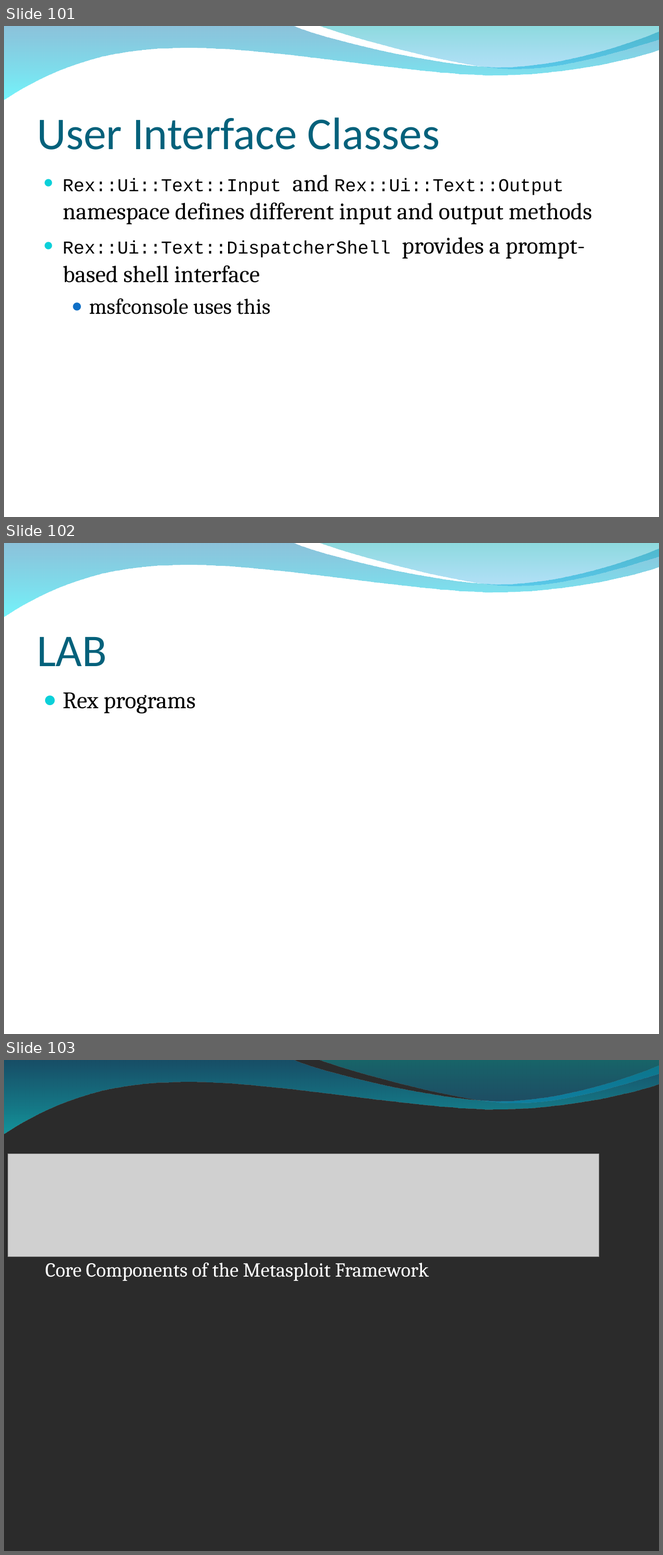
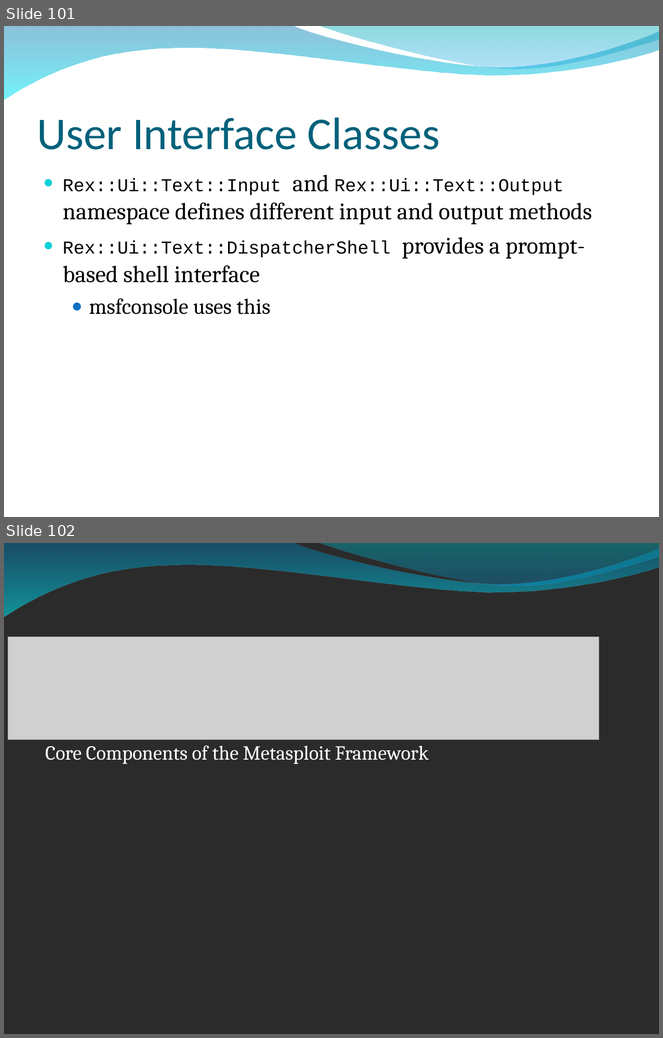
Before and after one commit to bedestall5/metasploit-framework, a slide deck: dev/materials/msf3_internals_training/slides/bh_training_deck.ppt. Shown one above the other, each under a label of ours: slides 101, 102 and 103 before the commit, slides 101 and 102 after it. The pictures are 663x1555 and 663x1038 pixels, drawn with LibreOffice and Linux fonts; fonts in the diff are those of the drawing; grey boxes stand for pictures; background and template pictures are left out; a plain dark background stands for a picture behind light text. Boxes give left, top, right and bottom in pixels: in the first picture for what was removed or moved away, otherwise in the second. Text is boxed around its words. In the diff, an @@ line names an element or a change of style, - is before the commit and + after.

```diff
--- a/dev/materials/msf3_internals_training/slides/bh_training_deck.ppt
+++ b/dev/materials/msf3_internals_training/slides/bh_training_deck.ppt
@@ slide 102 removed at (4,543,659,1034), background picture (left out); not listed: 2 template elements that a slide beside it also shows @@
@@ title removed at (37,637,107,666) @@
-LAB
@@ text removed at (63,692,196,714) @@
-● Rex programs
@@ what was slide 103 is now slide 102 @@
```
Also in this commit, not shown: 3 slides changed, 1 slide added, 2 other files.
